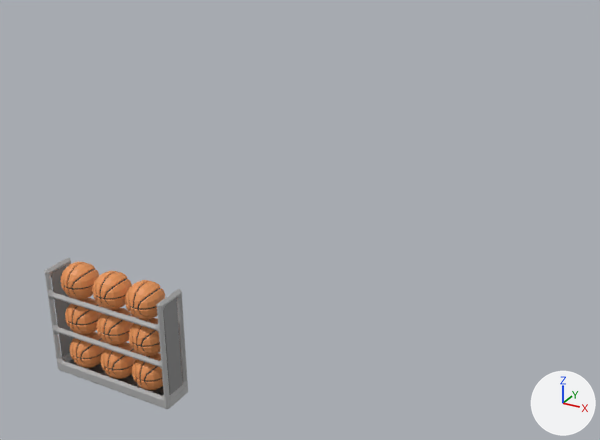
Two versions of the FBX model Assets/Models/Net.fbx, one commit apart.
Both versions are drawn from a 50 mm camera at (9.5, -36.8, 9.4) aimed at (-2.1, -15.6, -1.2). Lighting does not change. The marker at lower right points along +X, +Y and +Z. The first picture is the older version. Where no turn or scale is listed for an object, it has been applied to the vertices.

Names of what the first picture shows: 'Cube.022', 'Pelota', 'Pelota.001', 'Pelota.002', 'Pelota.003', 'Pelota.004', 'Pelota.005', 'Pelota.006', 'Pelota.007', 'Pelota.008'.
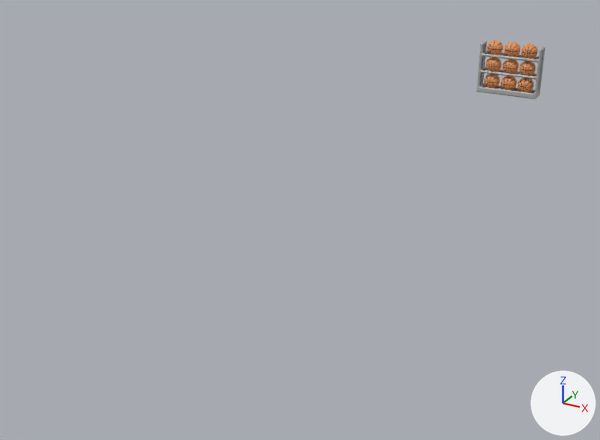
Changed parts and their boxes [x1, y1, x2, y2] in the pictures (600 x 440 px):
'Cube.022', reshaped, moved (52% narrower, 61% shorter)
    before: [45, 257, 188, 409]
    after: [477, 40, 545, 99]
'Pelota.008', deleted
    before: [125, 280, 165, 320]
'Pelota.005', deleted
    before: [92, 271, 132, 310]
'Pelota.002', deleted
    before: [60, 262, 99, 300]
'Pelota.004', deleted
    before: [97, 308, 134, 345]
'Pelota.001', deleted
    before: [65, 298, 102, 335]
'Pelota.003', deleted
    before: [100, 342, 138, 379]
'Pelota.007', deleted
    before: [129, 318, 160, 356]
'Pelota', deleted
    before: [69, 332, 106, 368]
'Pelota.006', deleted
    before: [132, 353, 163, 390]
part 1 of me_cube_028, added
    after: [484, 40, 538, 93]

What the commit changed:
me_cube_028 is used by ob_cube_022; location (0.01, -26.64, 0.61).
me_cube_028 had 592 vertices, 578 faces and spanned x -1.37..1.37, y -0.33..0.32, z -0.53..1.7.
me_cube_028 now has 5848 vertices, 5924 faces and spans x -1.37..1.37, y -0.34..0.34, z -0.53..1.82.
me_cube_028 part 1: 5256 vertices added at x -1.12..1.11, y -0.34..0.34, z -0.38..1.82.
me_cube_028 gains material mat_material_004 (orange #e79558).
me_cube_028 gains material mat_material_005 (dark grey #424242).
Object 'Pelota.005' (ob_pelota_005) is deleted.
Object 'Pelota' (ob_pelota) is deleted.
Object 'Pelota.006' (ob_pelota_006) is deleted.
Object 'Pelota.004' (ob_pelota_004) is deleted.
Object 'Cube.022' (ob_cube_022) moves from (0.01, -26.64, 0.61) to (0.0, 0.0, 0.0).
Object 'Pelota.001' (ob_pelota_001) is deleted.
Object 'Pelota.007' (ob_pelota_007) is deleted.
Object 'Pelota.008' (ob_pelota_008) is deleted.
Object 'Pelota.002' (ob_pelota_002) is deleted.
Object 'Pelota.003' (ob_pelota_003) is deleted.
